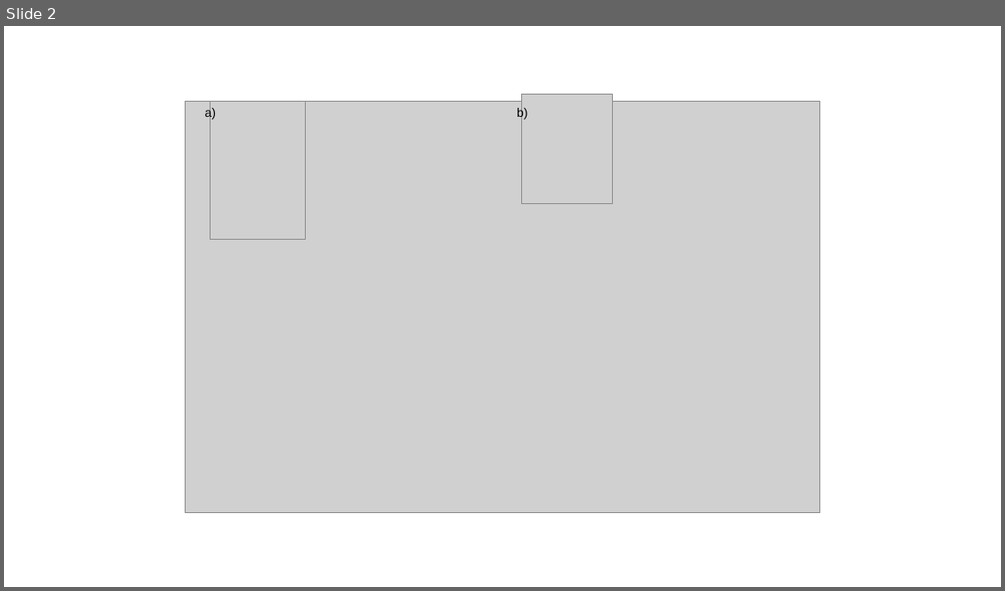
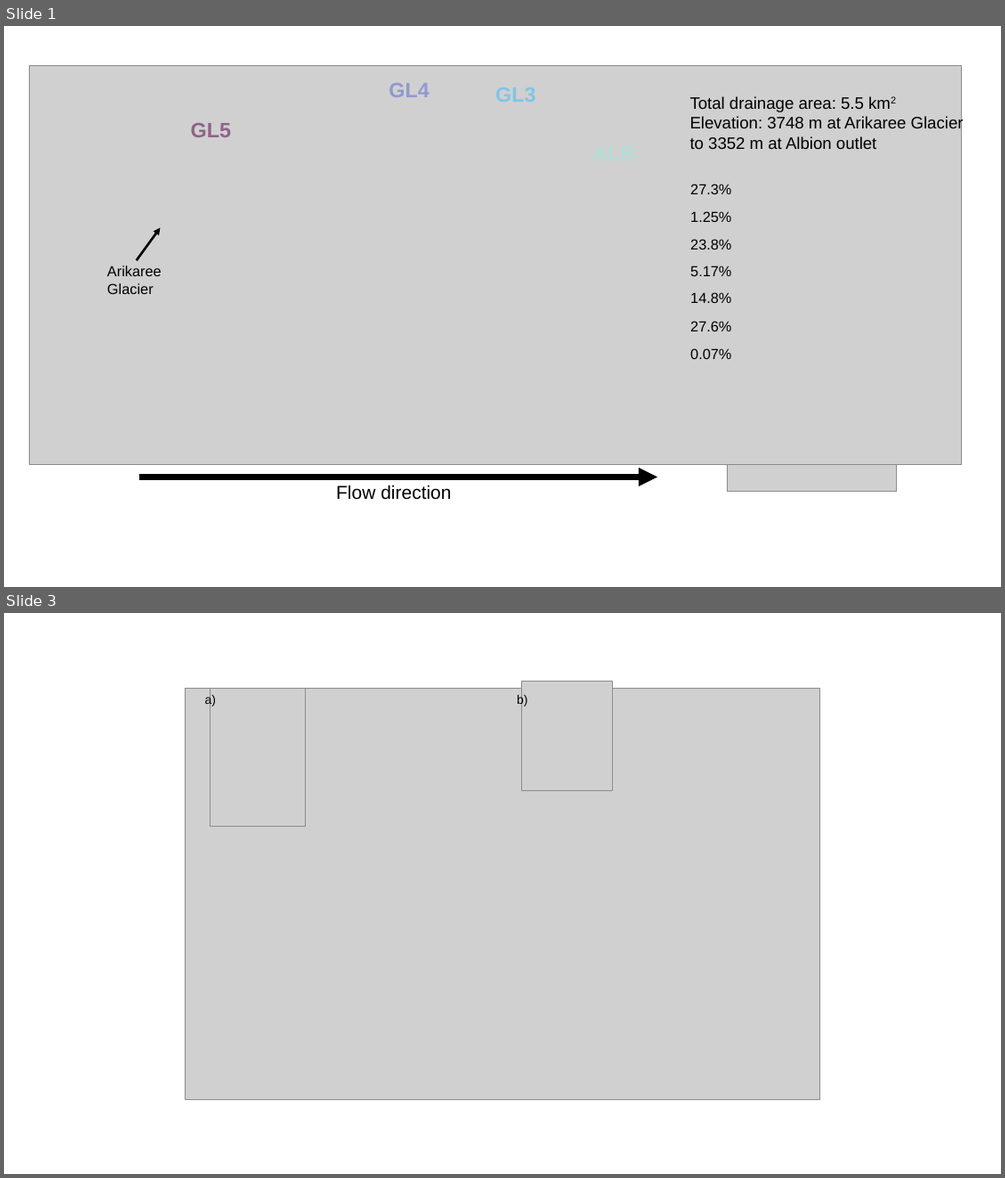
Before and after one commit to LinneaRock/STOICH_networks, a slide deck: Figures/FigureEdits.pptx. Shown one above the other, each under a label of ours: slide 2 before the commit, slides 1 and 3 after it; the slides between them are not shown. The pictures are 1005x591 and 1005x1178 pixels, drawn with LibreOffice and Linux fonts; fonts in the diff are those of the drawing; grey boxes stand for pictures. Boxes give left, top, right and bottom in pixels: in the first picture for what was removed or moved away, otherwise in the second. Text is boxed around its words. In the diff, an @@ line names an element or a change of style, - is before the commit and + after.

```diff
--- a/Figures/FigureEdits.pptx
+++ b/Figures/FigureEdits.pptx
@@ slide 1 added at box(4, 26, 1001, 587), background #FFFFFF @@
@@ group added at box(29, 66, 963, 499): 12 texts, 2 pictures, 2 arrows @@
+1.25%
+27.6%
+23.8%
+14.8%
+5.17%
+27.3%
+0.07%
+Total drainage area: 5.5 km2
+Elevation: 3748 m at Arikaree Glacier to 3352 m at Albion outlet
+Flow direction
+GL5
+GL4
+Arikaree Glacier
@@ what was slide 2 is now slide 3 @@
```
Also in this commit, not shown: 1 slide changed, 11 other files.
